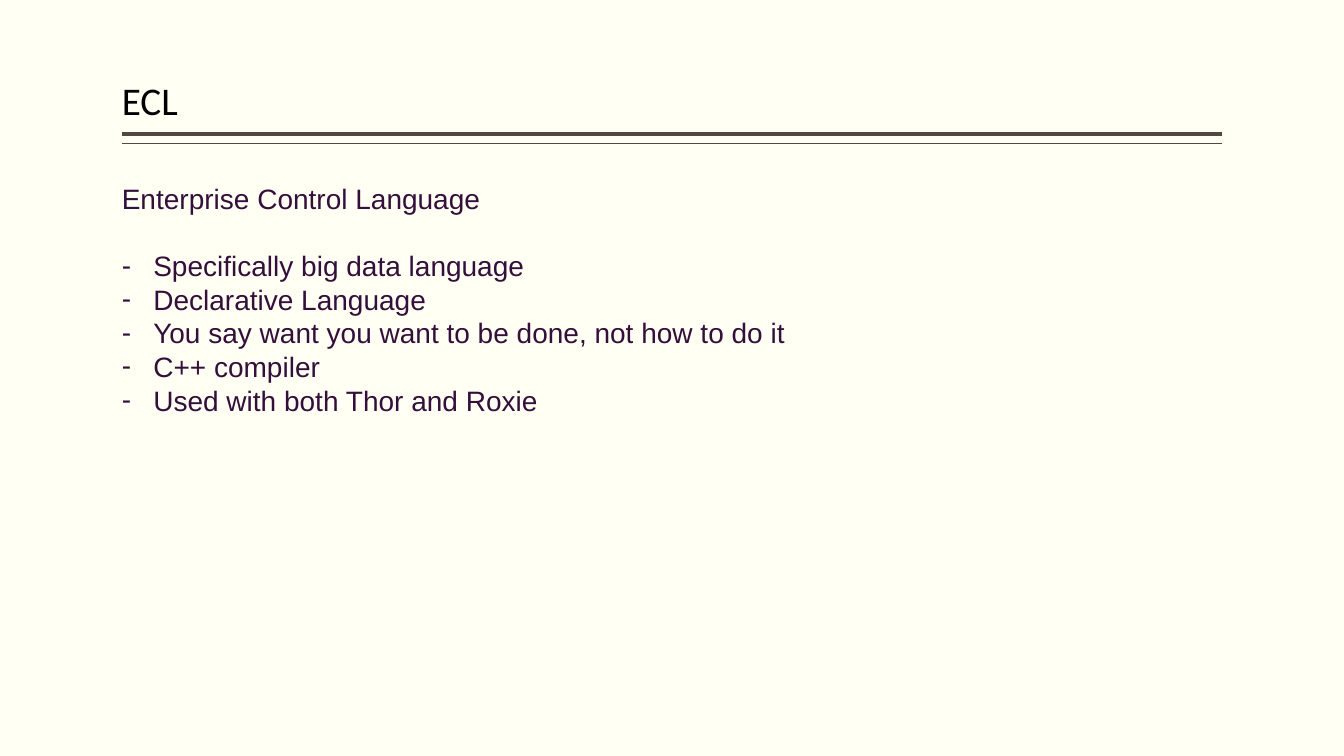
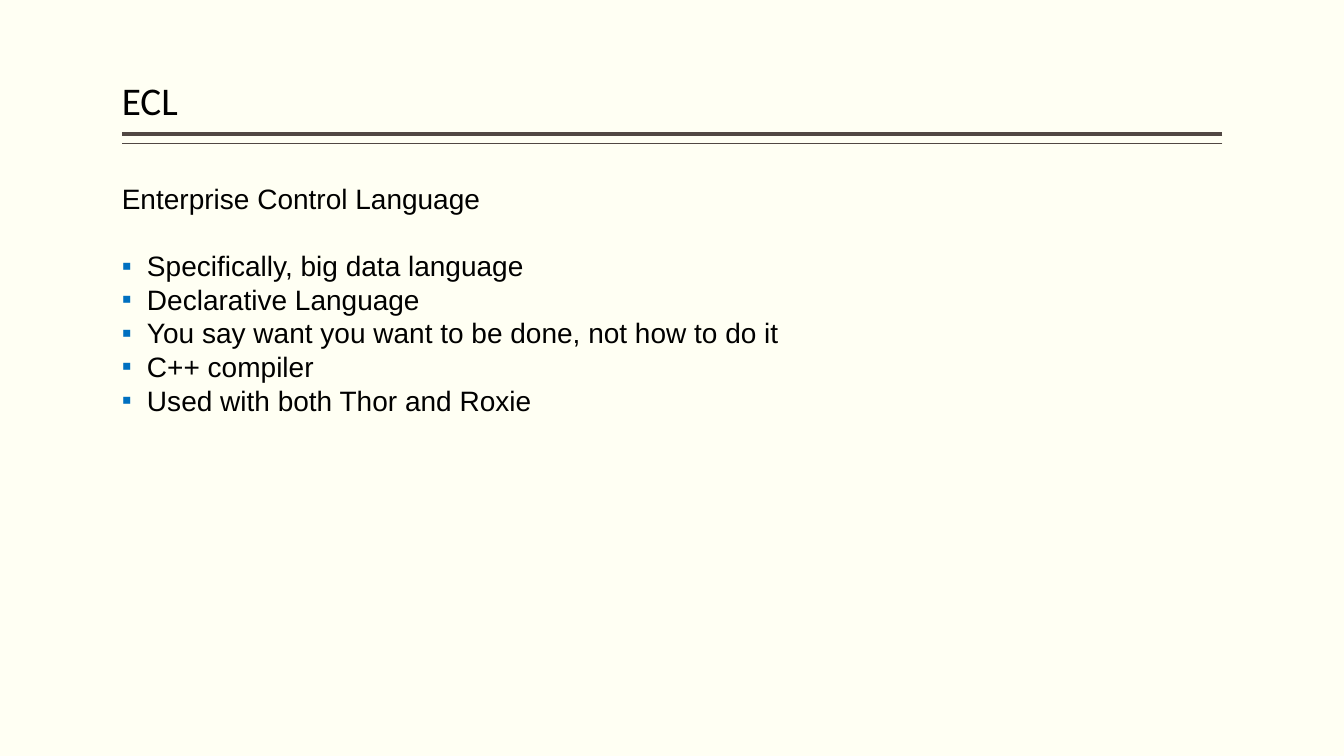
Before and after one commit to hpccsystems-solutions-lab/NCF-2021, a slide deck: slide 16 of BigData-ECL-NCF2021.pptx. Drawn at 1344x756 pixels with LibreOffice and Linux fonts; fonts in the diff are those of the drawing. Boxes give left, top, right and bottom in pixels: in the first picture for what was removed or moved away, otherwise in the second. Text is boxed around its words. In the diff, an @@ line names an element or a change of style, - is before the commit and + after.

```diff
--- a/BigData-ECL-NCF2021.pptx
+++ b/BigData-ECL-NCF2021.pptx
@@ text at <box>122,188,778,412</box>: text colour #340F3A to #000000 in "Enterprise Control Language", "Declarative Language", "You say want you want to be ...", "C++ compiler" and 1 more places; bullet - to ▪ @@
@@ text at <box>147,255,523,281</box>: text changed; text colour #340F3A to #000000 @@
-– Specifically big data language
+▪ Specifically, big data language
```
Also in this commit, not shown: 5 other slides changed, 7 other files.
